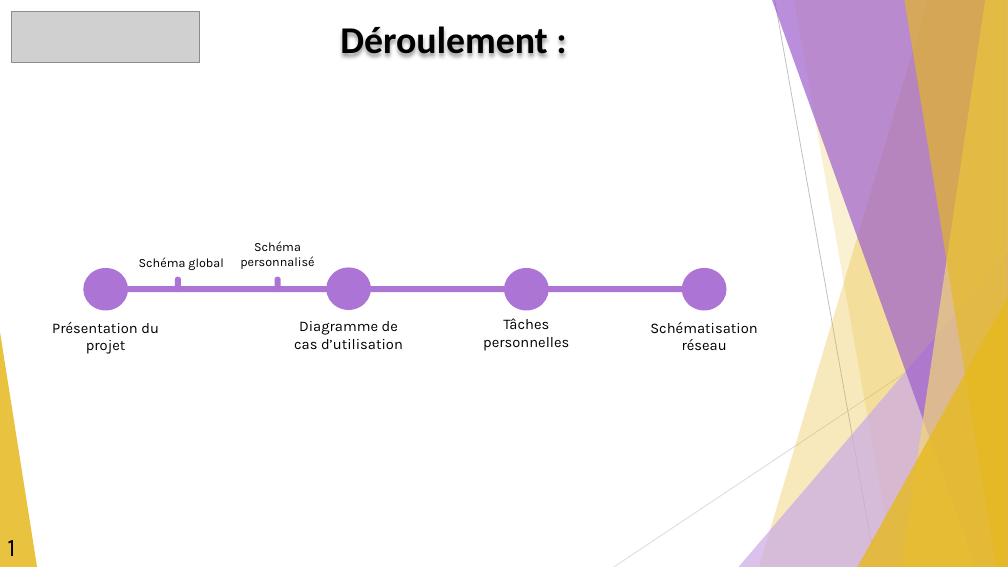
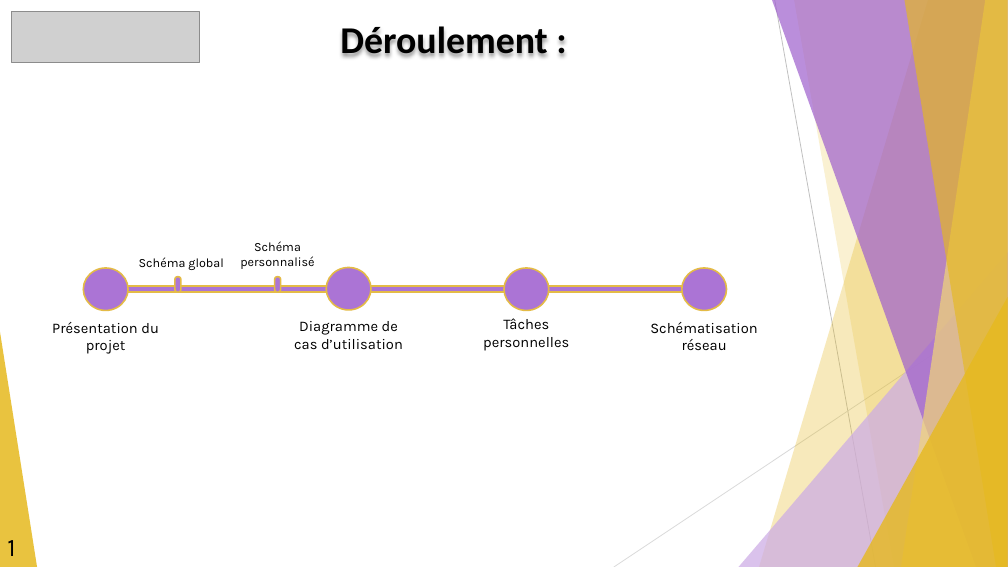
Before and after one commit to GuiguiMvn/Systeme-Escape-Game-Telethon, a slide deck: slide 2 of Nathan/Compte-rendus/REVUE-R1-GUIGAND-SFL6.pptx. Drawn at 1008x567 pixels with LibreOffice and Linux fonts; fonts in the diff are those of the drawing; grey boxes stand for pictures. Boxes give left, top, right and bottom in pixels: in the first picture for what was removed or moved away, otherwise in the second. Text is boxed around its words. In the diff, an @@ line names an element or a change of style, - is before the commit and + after.

```diff
--- a/Nathan/Compte-rendus/REVUE-R1-GUIGAND-SFL6.pptx
+++ b/Nathan/Compte-rendus/REVUE-R1-GUIGAND-SFL6.pptx
@@ outline none to #E4BB46 1.5 pt in 7 elements at (119, 286, 721, 292), (83, 268, 128, 310), (327, 268, 371, 310), (504, 268, 549, 310), (682, 268, 727, 310), (175, 276, 181, 292), (275, 276, 281, 292) @@
```
Also in this commit, not shown: 5 other slides changed, 1 other file.
